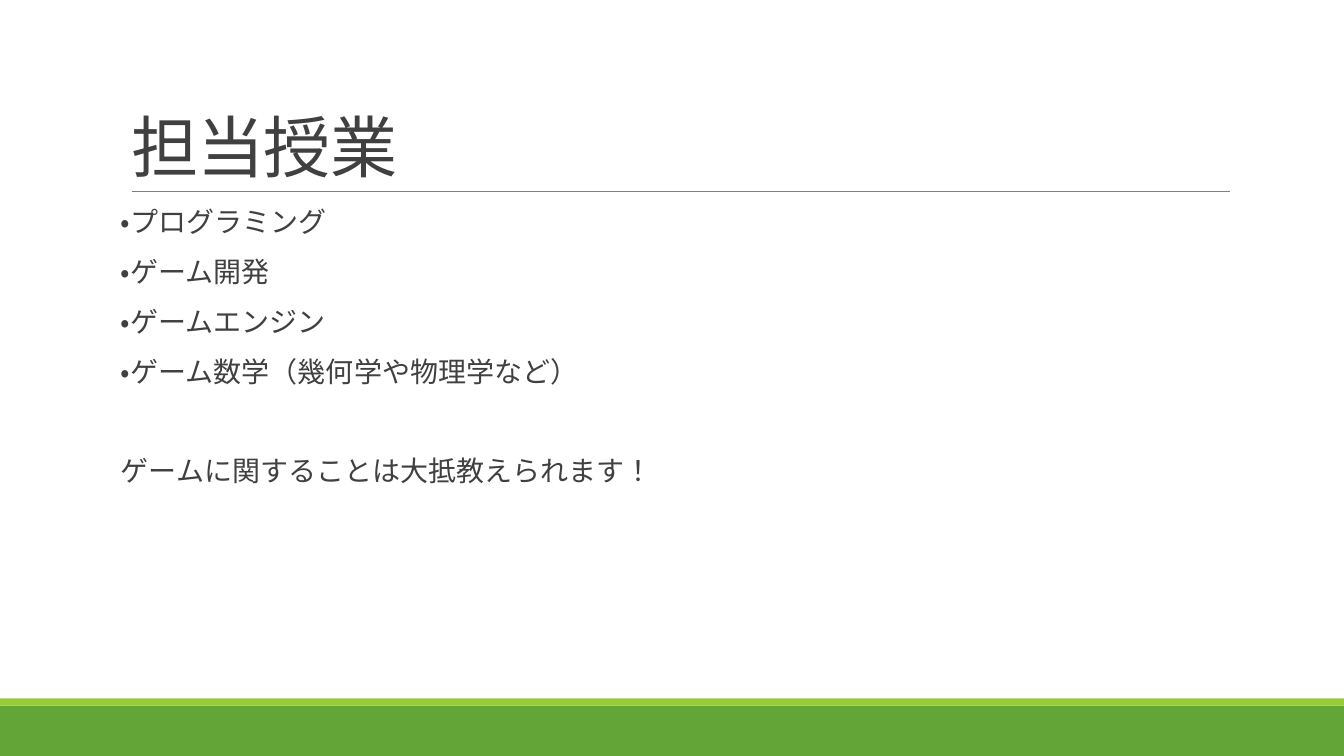
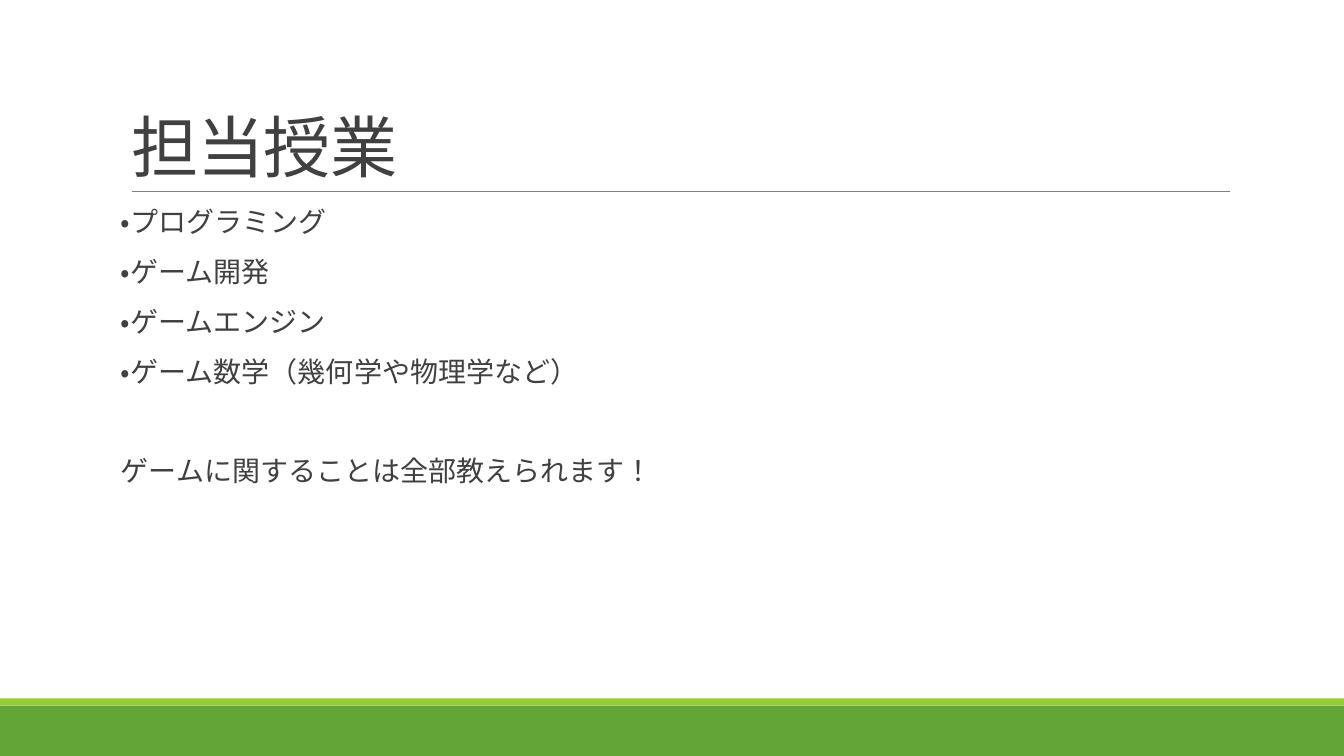
Before and after one commit to ArakiYusuke-Ohara/Textbook, a slide deck: slide 4 of その他/高校対応/自己紹介.pptx. Drawn at 1344x756 pixels with LibreOffice and Linux fonts; fonts in the diff are those of the drawing. Boxes give left, top, right and bottom in pixels: in the first picture for what was removed or moved away, otherwise in the second. Text is boxed around its words. In the diff, an @@ line names an element or a change of style, - is before the commit and + after.

```diff
--- a/その他/高校対応/自己紹介.pptx
+++ b/その他/高校対応/自己紹介.pptx
@@ text at [121, 457, 653, 484]: text changed @@
-ゲームに関することは大抵教えられます！
+ゲームに関することは全部教えられます！
```
Also in this commit, not shown: 3 other files.
